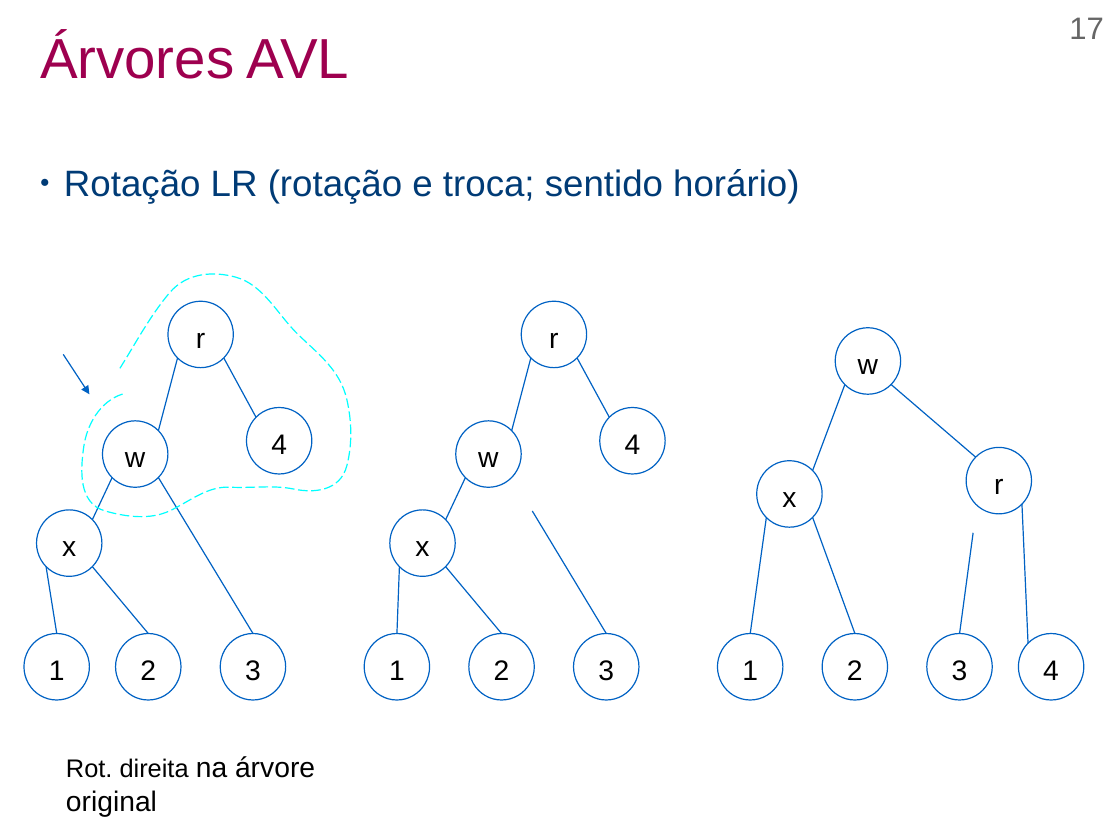
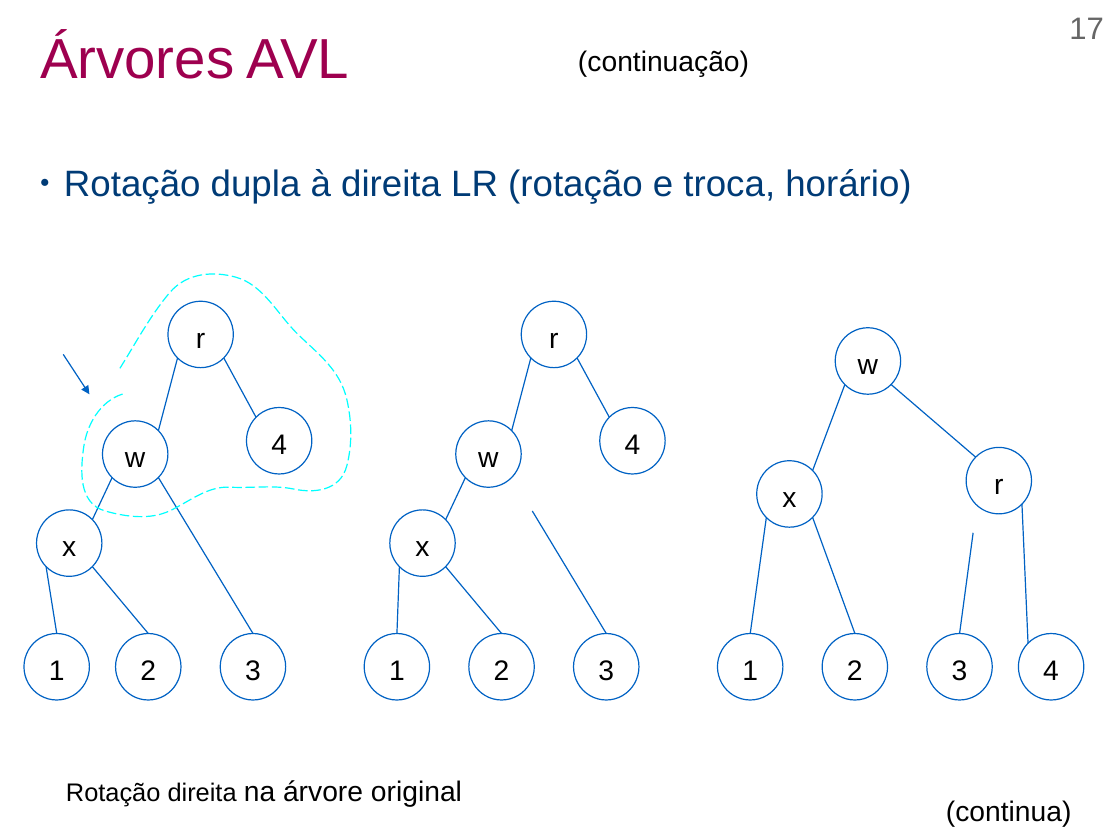
Before and after one commit to efurlanm/teaching, a slide deck: slide 17 of aed/AED-U3S3-Arvores.odp. Drawn at 1120x840 pixels with LibreOffice and Linux fonts; fonts in the diff are those of the drawing. Boxes give left, top, right and bottom in pixels: in the first picture for what was removed or moved away, otherwise in the second. Text is boxed around its words. In the diff, an @@ line names an element or a change of style, - is before the commit and + after.

```diff
--- a/aed/AED-U3S3-Arvores.odp
+++ b/aed/AED-U3S3-Arvores.odp
@@ text added at (578, 50, 749, 77), 20 pt, text #000000 @@
+(continuação)
@@ text at (64, 169, 911, 203): text changed @@
-● Rotação LR (rotação e troca; sentido horário)
+● Rotação dupla à direita LR (rotação e troca, horário)
@@ text at (66, 780, 462, 807): text changed @@
-Rot. direita na árvore original
+Rotação direita na árvore original
@@ text added at (946, 800, 1072, 827), 20 pt, text #000000 @@
+(continua)
```
Also in this commit, not shown: 18 other slides changed, 2 slides added, 3 other files.
